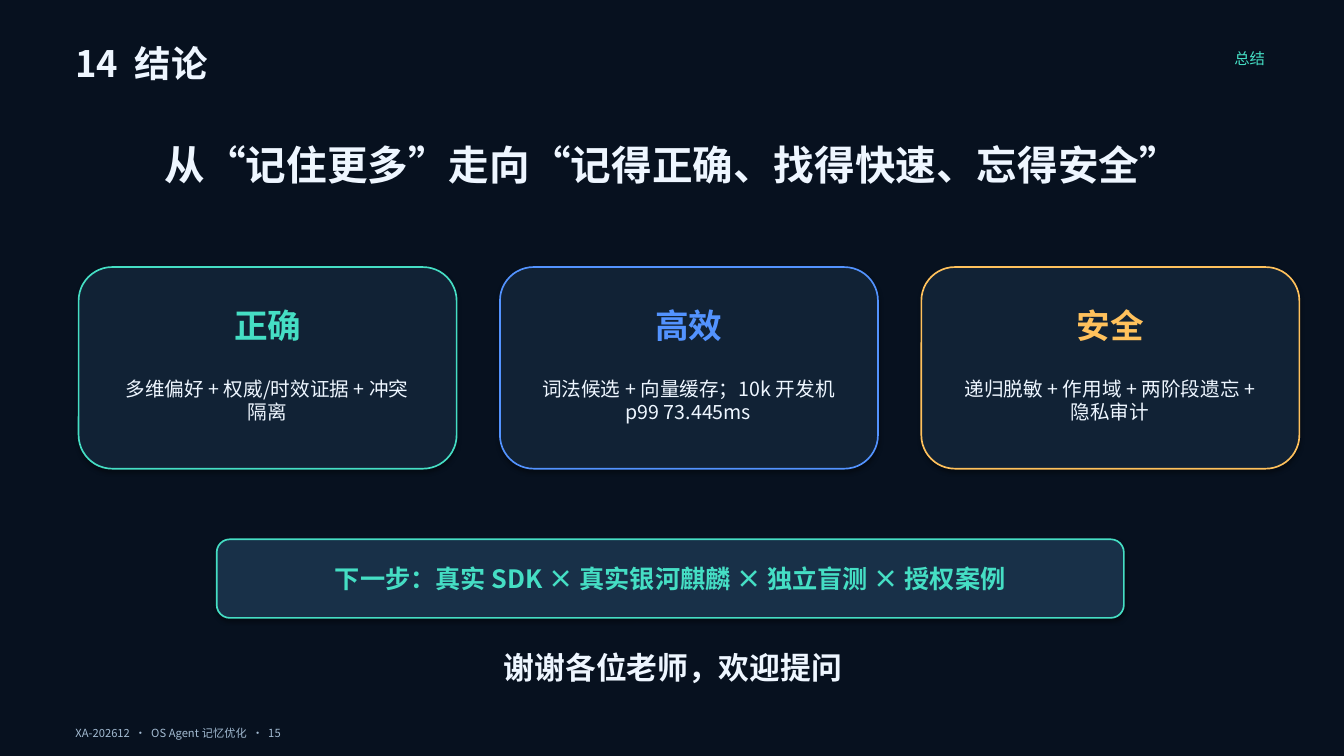
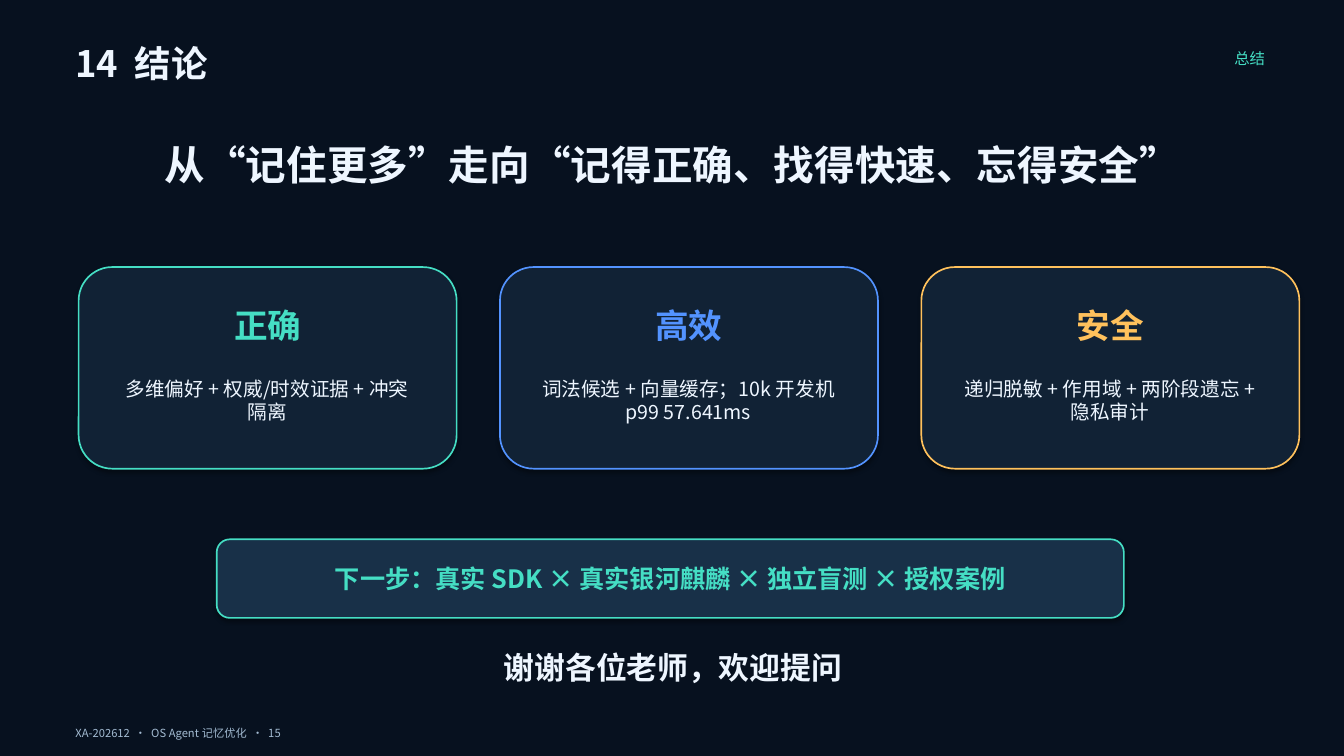
Before and after one commit to chanehwibo/tiaobei, a slide deck: slide 15 of deliverables/ppt/OS_Agent_记忆优化_答辩稿.pptx. Drawn at 1344x756 pixels with LibreOffice and Linux fonts; fonts in the diff are those of the drawing. Boxes give left, top, right and bottom in pixels: in the first picture for what was removed or moved away, otherwise in the second. Text is boxed around its words. In the diff, an @@ line names an element or a change of style, - is before the commit and + after.

```diff
--- a/deliverables/ppt/OS_Agent_记忆优化_答辩稿.pptx
+++ b/deliverables/ppt/OS_Agent_记忆优化_答辩稿.pptx
@@ text at <box>542,379,835,424</box>: text changed @@
-词法候选 + 向量缓存；10k 开发机 p99 73.445ms
+词法候选 + 向量缓存；10k 开发机 p99 57.641ms
```
Also in this commit, not shown: 3 other slides changed, 20 other files.
